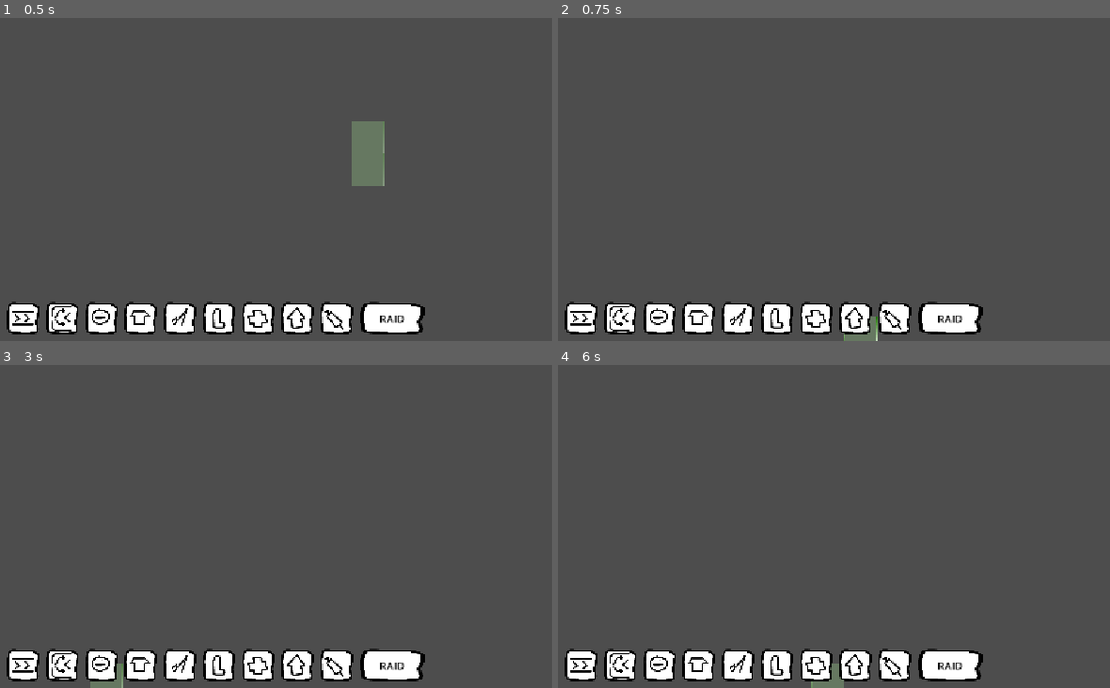
Above: before the commit, frames 1-4 (two rows, left to right).
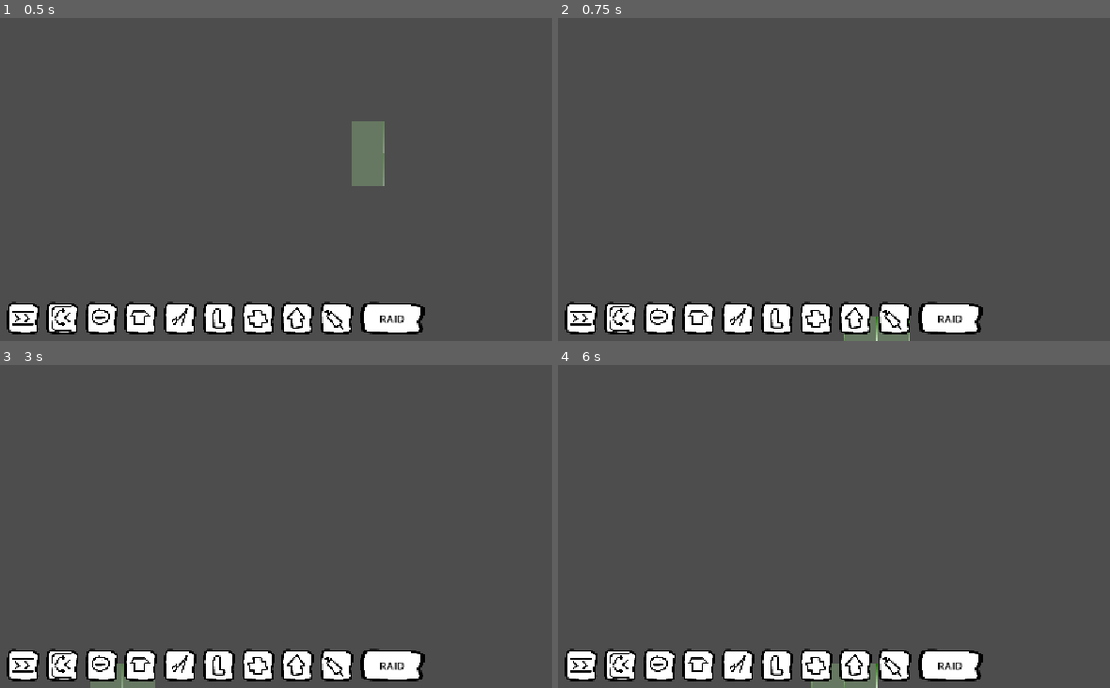
Above: after the commit, the same moments.

Repository: Schlutzkrapfen/Camara-Game
Game: Godot game, scene res://Levels/main_scene.tscn
Same seed, same stepped clock (60 frames per second), same inputs: the game is played once before the commit and once after it.
Inputs (mouse positions are in pixels of both pictures, inside the frame that each line leads up to):
- Up to frame 1 (0.5 s): no input
- Up to frame 2 (0.75 s): click (856, 318) at 0.5 s
- Up to frame 3 (3 s): click (22, 665) at 1.25 s; click (60, 665) at 2 s; click (99, 665) at 2.75 s
- Up to frame 4 (6 s): click (696, 665) at 3.5 s; click (740, 665) at 4.25 s; click (778, 665) at 5 s; click (817, 665) at 5.75 s

Frame 1 is identical in both runs. In frame 2, 0.1% of the frame differs, in the area x 57-64%, y 92-100%; in frame 3, 0.1%; in frame 4, 0.2%, in the area x 51-58%, y 92-100%.

Commit message:
added the upgrader button

Diff:
--- a/project.godot
+++ b/project.godot
@@ -88,6 +88,11 @@
 "events": [Object(InputEventKey,"resource_local_to_scene":false,"resource_name":"","device":-1,"window_id":0,"alt_press …(191 unchanged characters)…
 ]
 }
+Upgrader={
+"deadzone": 0.2,
+"events": [Object(InputEventKey,"resource_local_to_scene":false,"resource_name":"","device":-1,"window_id":0,"alt_pressed":false,"shift_pressed":false,"ctrl_pressed":false,"meta_pressed":false,"pressed":false,"keycode":0,"physical_keycode":53,"key_label":0,"unicode":53,"location":0,"echo":false,"script":null)
+]
+}
 
 [physics]
 
--- a/script/globals/GameManager.gd
+++ b/script/globals/GameManager.gd
@@ -1,4 +1,4 @@
-extends Node2D
+extends Node
 class_name GameManager
 
 enum GameState { BUILDING, RAIDING }
